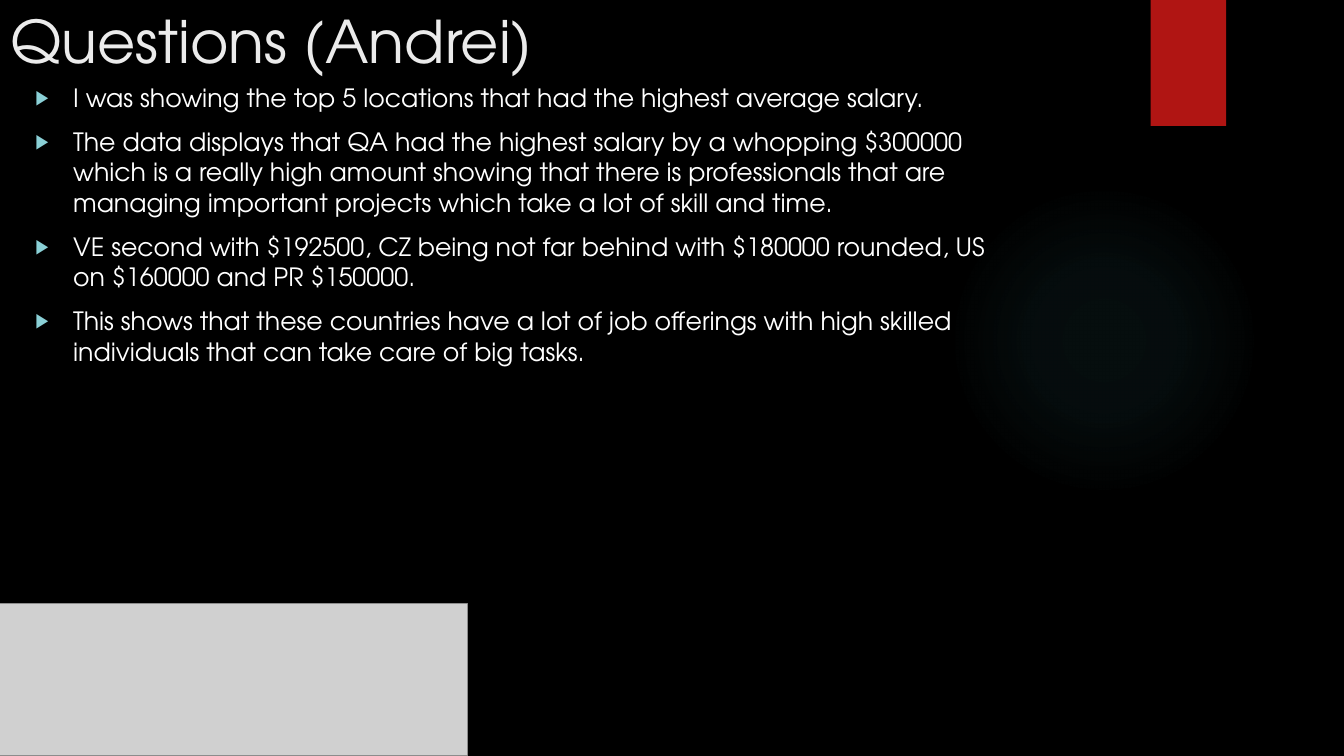
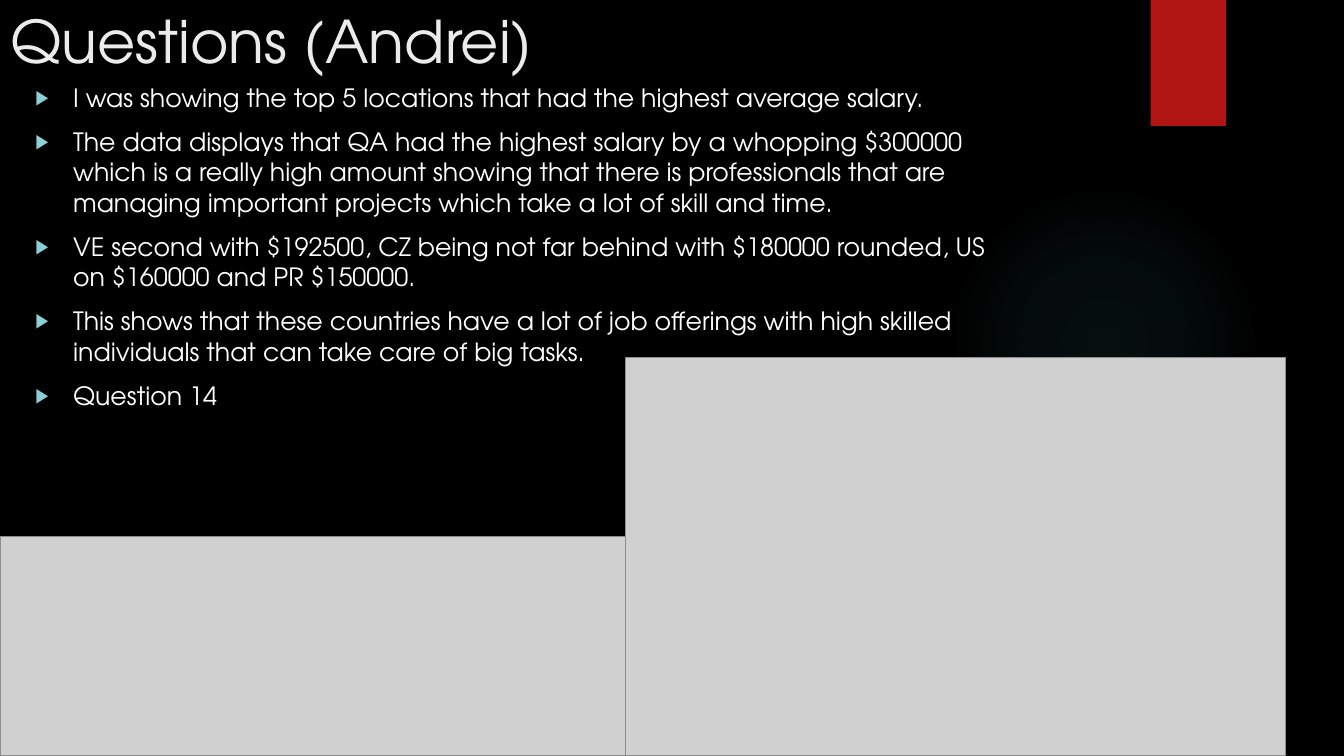
Before and after one commit to csmfduro/salaries, a slide deck: slide 16 of Computer Science Workshop Presentation.pptx. Drawn at 1344x756 pixels with LibreOffice and Linux fonts; fonts in the diff are those of the drawing; grey boxes stand for pictures; background and template pictures are left out. Boxes give left, top, right and bottom in pixels: in the first picture for what was removed or moved away, otherwise in the second. Text is boxed around its words. In the diff, an @@ line names an element or a change of style, - is before the commit and + after.

```diff
--- a/Computer Science Workshop Presentation.pptx
+++ b/Computer Science Workshop Presentation.pptx
@@ picture added at [626,358,1287,756] @@
@@ text at [73,386,217,406]: paragraph added @@
+▶ Question 14
@@ picture: place and size @@
-picture at [0,604,468,756]
+picture at [0,537,673,756]
```
Also in this commit, not shown: 1 other slide changed, 2 slides added, 2 slides removed.
